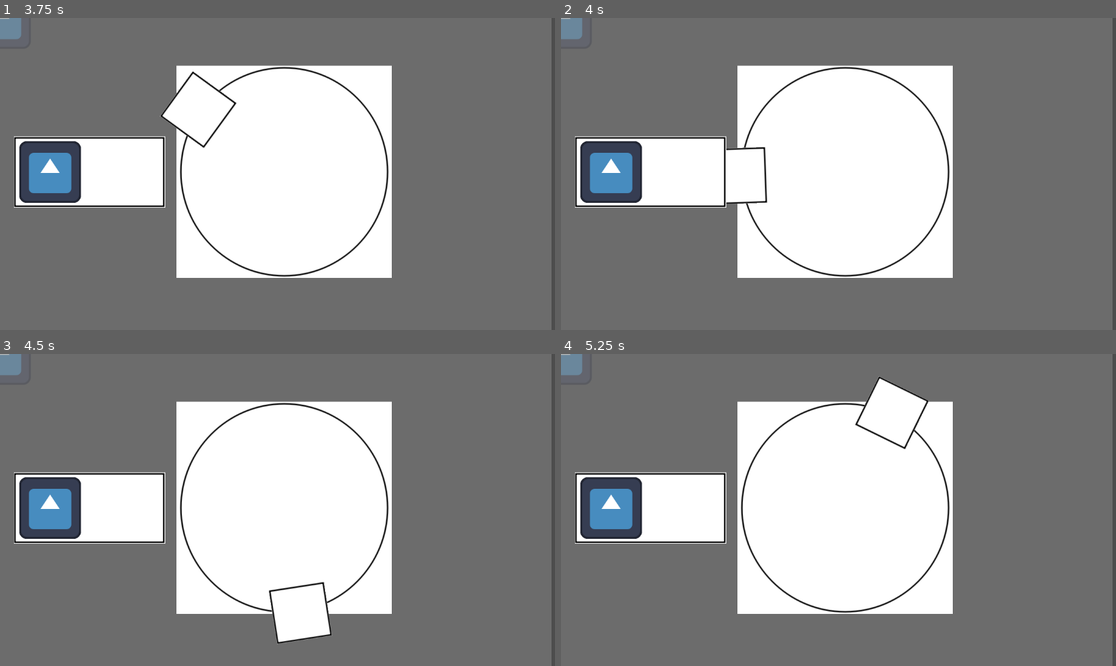
Above: before the commit, frames 1-4 (two rows, left to right).
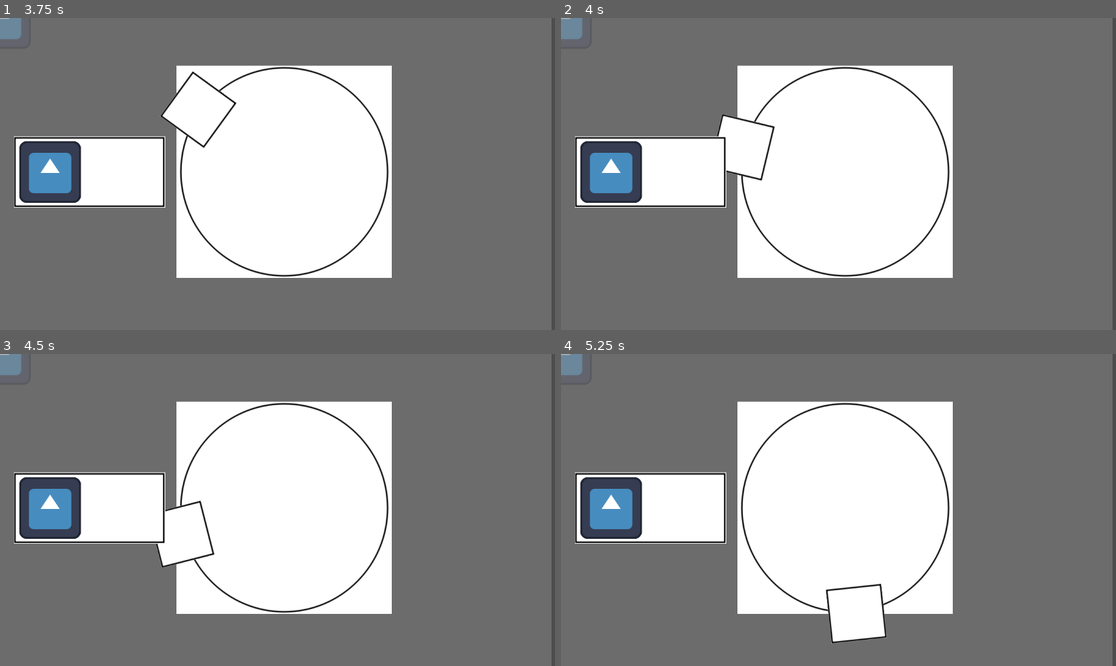
Above: after the commit, the same moments.

Repository: tehelka-gamedev/gmtk-2025
Game: Godot game, scene res://test_scene_tehelka.tscn
Same seed, same stepped clock (60 frames per second), same inputs: the game is played once before the commit and once after it. This scene is started directly instead of the project's main scene. The engine's default icon, where the game draws it, is replaced by a stand-in: a white triangle on a blue panel in a dark square.
Inputs:
- Up to frame 1 (3.75 s): hold D (open_right_door) 0.53-2.03 s; tap Space (elevator_toggle_movement) at 0.6, 1.35, 2.1, 2.75, 2.85, 3.6 s; tap Enter at 1.25, 3.5 s; hold A (open_left_door) from 2.03 s (still down)
- Up to frame 2 (4 s): keep holding A (open_left_door)
- Up to frame 3 (4.5 s): release A (open_left_door) at 4.28 s; hold D (open_right_door) from 4.28 s (still down); tap Space (elevator_toggle_movement) at 4.35 s
- Up to frame 4 (5.25 s): keep holding D (open_right_door); tap Space (elevator_toggle_movement) at 5.1 s

Frame 1 is identical in both runs. In frame 2, 0.9% of the frame differs, in the area x 28-39%, y 30-60%; in frame 3, 1.7%; in frame 4, 1.8%, in the area x 47-67%, y 7-93%.

Commit message:
Fix input with snapping + change default snapping time

Diff:
--- a/godot/objects/elevator.gd
+++ b/godot/objects/elevator.gd
@@ -15,7 +15,8 @@
 
 @export var speed: float = 2.0
 @export var moving: bool = true
-@export var snap_duration: float = 2.0
+@export var snap_duration: float = 0.5
+@export var snap_target:Node2D = null
 
 
 @export_category("Editor variables")
@@ -43,6 +44,7 @@
         return
 
     room_detector.body_entered.connect(_on_body_entered)
+    room_detector.body_exited.connect(_on_body_exited)
 
 
 
@@ -58,7 +60,18 @@
 func _process_game(delta: float) -> void:
     if Input.is_action_just_pressed("elevator_toggle_movement"):
         toggle_movement_requested.emit()
-        moving = not moving
+
+        # if snapping, we can abort and leave
+        if _snapping:
+            stop_snapping()
+            moving = true
+
+        # otherwise, if we can snap, we start snapping
+        elif snap_target:
+            snap_to_room(snap_target)
+        # else just regular start/stop
+        else:
+            moving = not moving
 
     if not moving:
         if Input.is_action_just_pressed("open_left_door"):
@@ -83,7 +96,12 @@
 
 func _on_body_entered(body: Node2D):
     print("BODY ! %s" % body)
-    snap_to_room(body)
+    snap_target = body
+
+func _on_body_exited(body: Node2D):
+    if body == snap_target:
+        print("OUT")
+        snap_target = null
 
 # for now, just typehint Node2D since we actually give the PhysicsBody2D and not the room...
 func snap_to_room(room: Node2D) -> void:
@@ -106,5 +124,11 @@
 
     _tween.finished.connect(_on_snap_finished)
 
+func stop_snapping() -> void:
+    _tween.stop()
+    _tween = null
+    _snapping = false
+
 func _on_snap_finished() -> void:
     print("Snap finished!")
+    stop_snapping()
